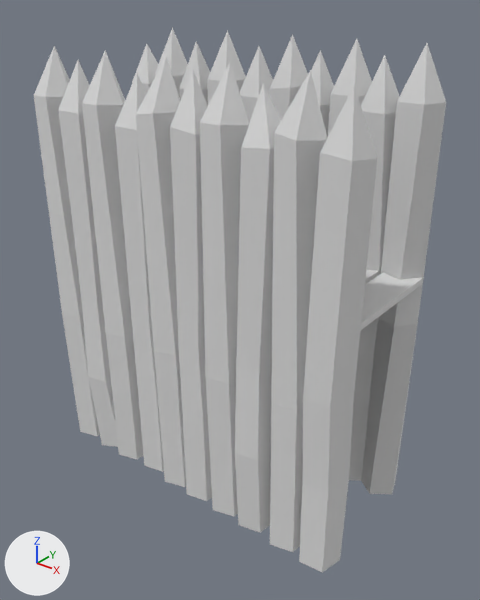
Before and after pictures for a commit that changed the glTF model models/ultimate-pack/low-poly-10/m/medieval-wall-medieval-wood.glb.
Both versions are drawn from a 50 mm camera at (3.31, -3.94, 4.11) aimed at (0.16, -0.01, 1.67). Every picture has the same lights, and +X, +Y and +Z are marked at lower left. The older version comes first. Where no turn or scale is listed for an object, it has been applied to the vertices.

Objects in the first picture: 'wall-medieval_wood'.
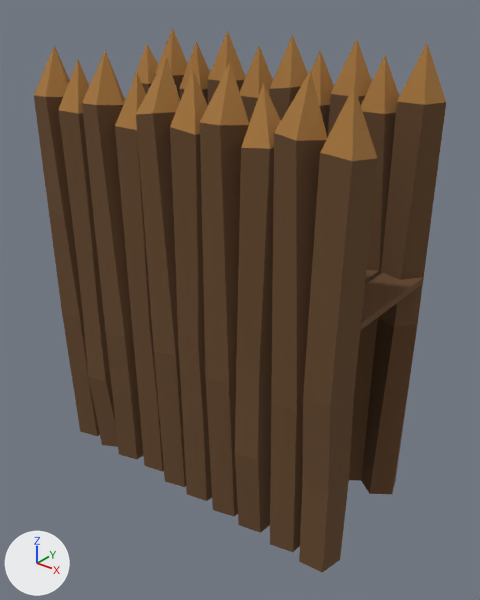
Boxes [x1, y1, x2, y2] around the edits, measured in the pictures (480 x 600 px):
'wall-medieval_wood', recoloured (white to brown): [34, 27, 446, 573] in both

What changed in the scene script:
```text
Change mat_10_brown_dark:
    mat_10_brown_dark.base_color: (0.8, 0.8, 0.8) -> (0.136, 0.0666, 0.0262)  # white #e7e7e7 -> brown #67492d
Change mat_12_brown:
    mat_12_brown.base_color: (0.8, 0.8, 0.8) -> (0.392, 0.188, 0.0482)  # white #e7e7e7 -> brown #a8783e
```
